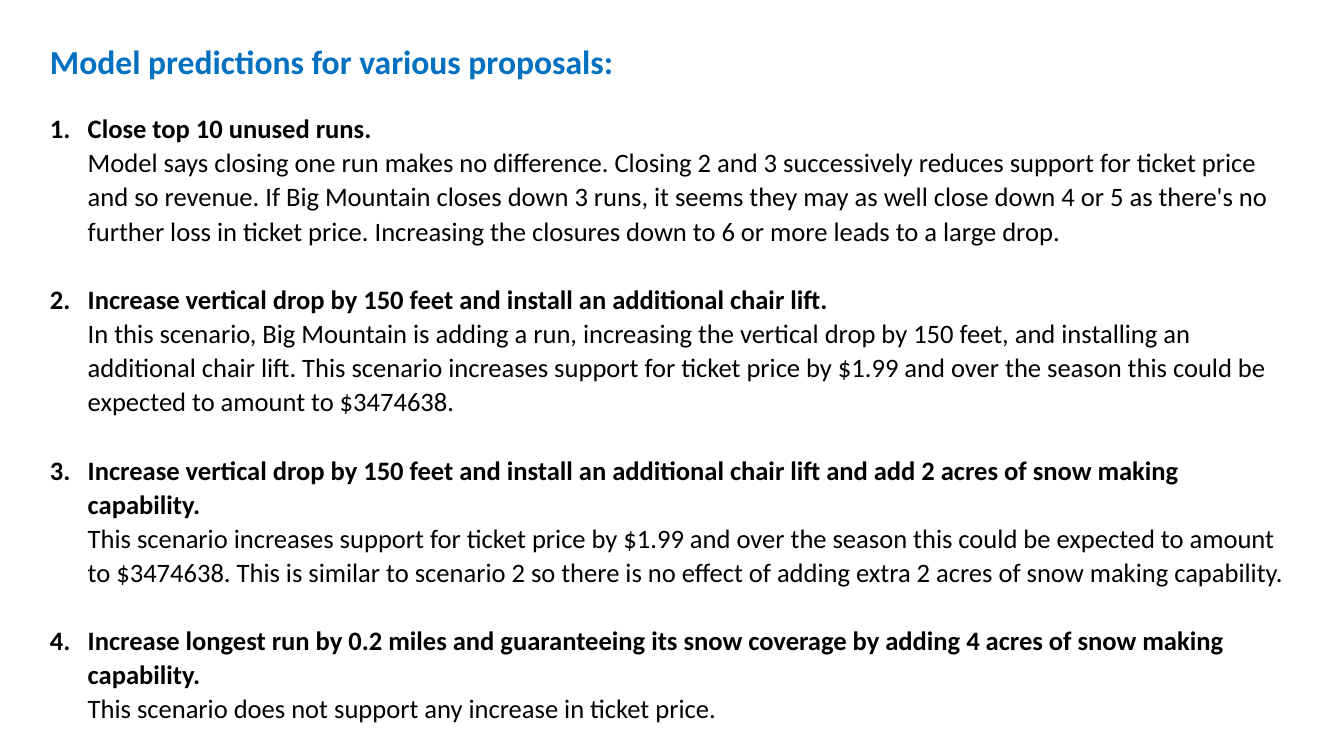
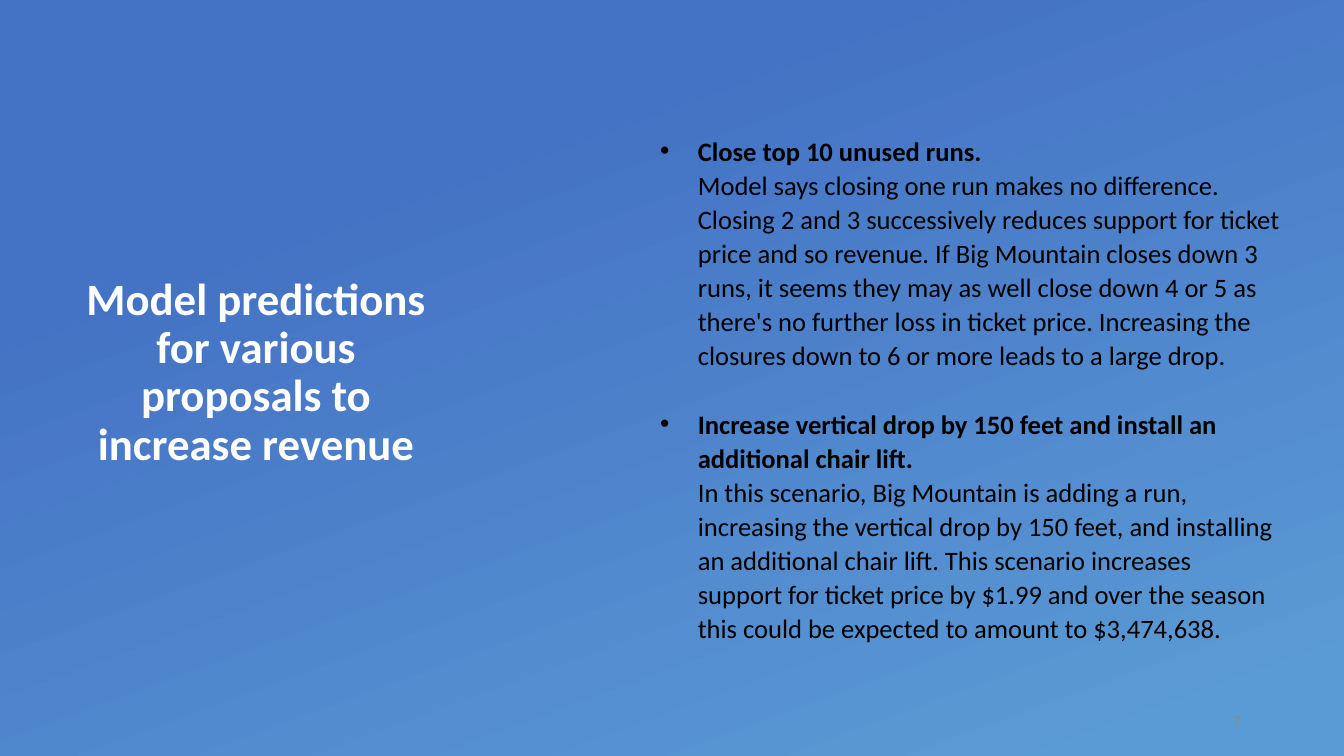
Before and after one commit to ashvar/DataScienceGuidedCapstone, a slide deck: slide 7 of Big Mountain Resort.pptx. Drawn at 1344x756 pixels with LibreOffice and Linux fonts; fonts in the diff are those of the drawing; background and template pictures are left out. Boxes give left, top, right and bottom in pixels: in the first picture for what was removed or moved away, otherwise in the second. Text is boxed around its words. In the diff, an @@ line names an element or a change of style, - is before the commit and + after.

```diff
--- a/Big Mountain Resort.pptx
+++ b/Big Mountain Resort.pptx
@@ rectangle added at <box>0,0,1344,756</box>, fill gradient #4472C4 to #5B9BD5 @@
@@ text at <box>50,50,613,80</box>: paragraph removed @@
-Model predictions for various proposals:
@@ text "Close top 10 unused runs. ...": place and size @@
-text "Close top 10 unused runs. ..." at <box>50,50,1282,655</box>
+text "Close top 10 unused runs. ..." at <box>698,142,1279,643</box>
@@ text at <box>698,142,1279,370</box>: bullet 1. to • @@
@@ title added at <box>86,283,425,461</box>, 32 pt, text #FFFFFF, bold @@
+Model predictions for various proposals to increase revenue
@@ text at <box>698,415,1272,643</box>: text changed @@
-2. Increase vertical drop by 150 feet and install an additional chair lift.
-   In this scenario, Big Mountain is adding a run, increasing the vertical drop by 150 feet, and installing an additional chair lift. This scenario increases support for ticket price by $1.99 and over the season this could be expected to amount to $3474638.
-3. Increase vertical drop by 150 feet and install an additional chair lift and add 2 acres of snow making capability.
-   This scenario increases support for ticket price by $1.99 and over the season this could be expected to amount to $3474638. This is similar to scenario 2 so there is no effect of adding extra 2 acres of snow making capability.
-4. Increase longest run by 0.2 miles and guaranteeing its snow coverage by adding 4 acres of snow making capability.
-   This scenario does not support any increase in ticket price.
+• Increase vertical drop by 150 feet and install an additional chair lift.
+  In this scenario, Big Mountain is adding a run, increasing the vertical drop by 150 feet, and installing an additional chair lift. This scenario increases support for ticket price by $1.99 and over the season this could be expected to amount to $3,474,638.
@@ page number added at <box>950,701,1252,741</box>, 12 pt, text #8C8C8C @@
+7
```
Also in this commit, not shown: 7 other slides changed, 2 slides added, 4 other files.
